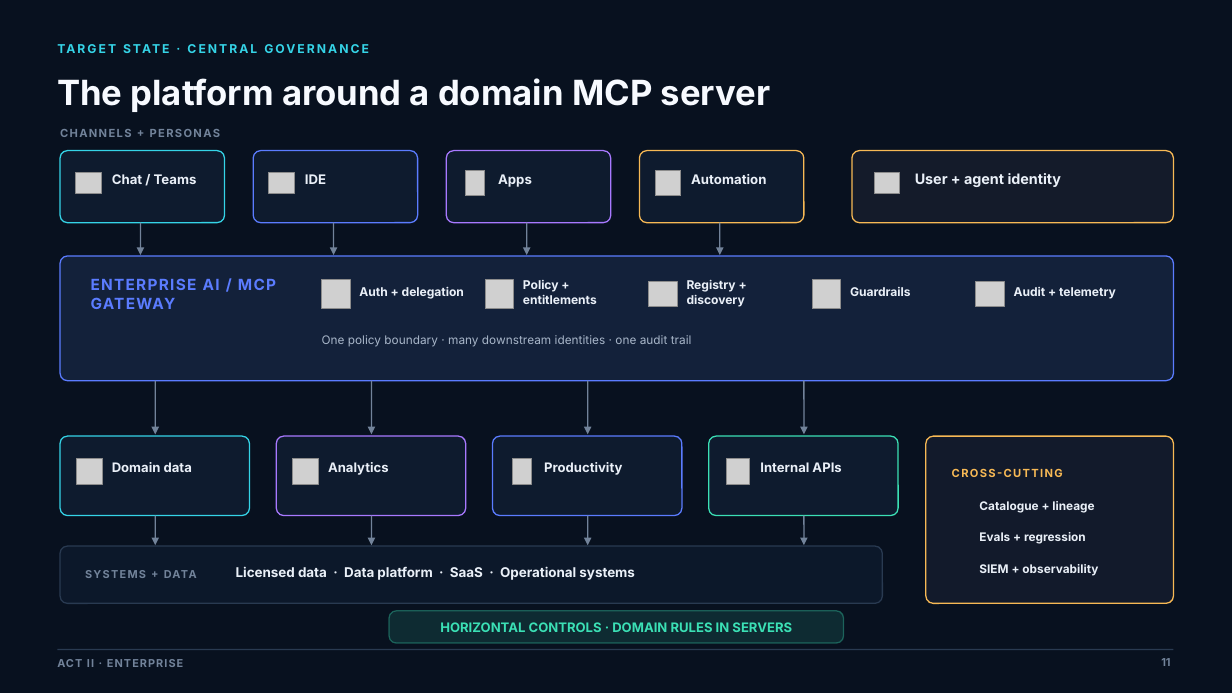
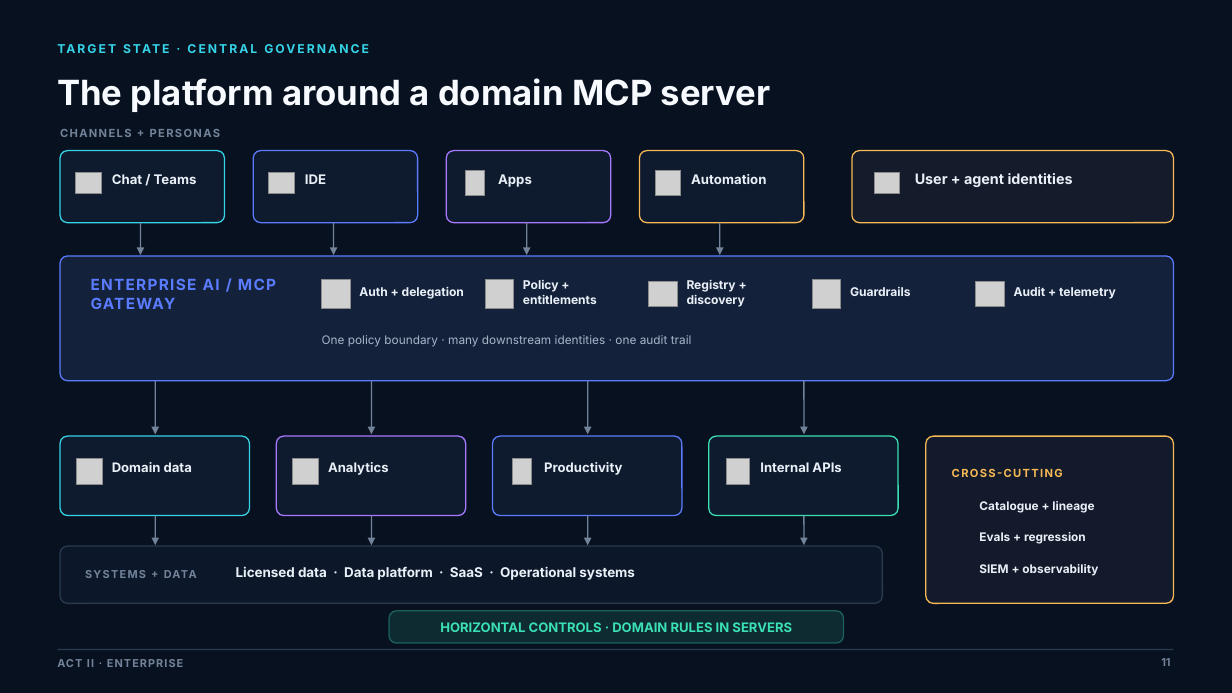
Before and after one commit to kolygri/kolygri.github.io, a slide deck: slide 11 of presentations/Beyond_the_Demo_Trusted_AI_Agents_MCP_AI_Expo_2026.pptx. Drawn at 1232x693 pixels with LibreOffice and Linux fonts; fonts in the diff are those of the drawing; grey boxes stand for pictures; background and template pictures are left out. Boxes give left, top, right and bottom in pixels: in the first picture for what was removed or moved away, otherwise in the second. Text is boxed around its words. In the diff, an @@ line names an element or a change of style, - is before the commit and + after.

```diff
--- a/presentations/Beyond_the_Demo_Trusted_AI_Agents_MCP_AI_Expo_2026.pptx
+++ b/presentations/Beyond_the_Demo_Trusted_AI_Agents_MCP_AI_Expo_2026.pptx
@@ text at box(915, 173, 1073, 187): text changed @@
-User + agent identity
+User + agent identities
```
Also in this commit, not shown: 2 other slides changed, 1 other file.
